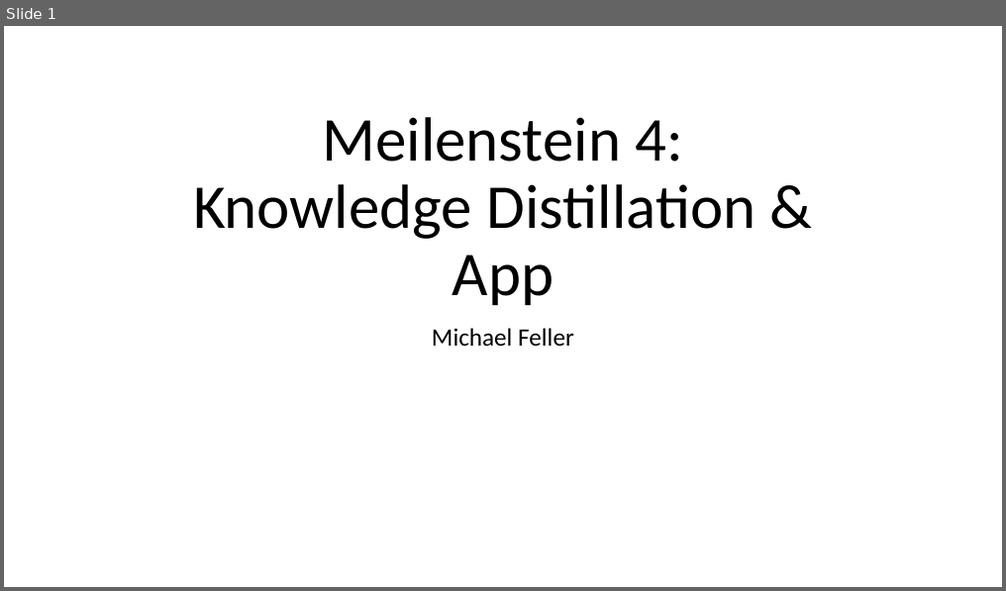
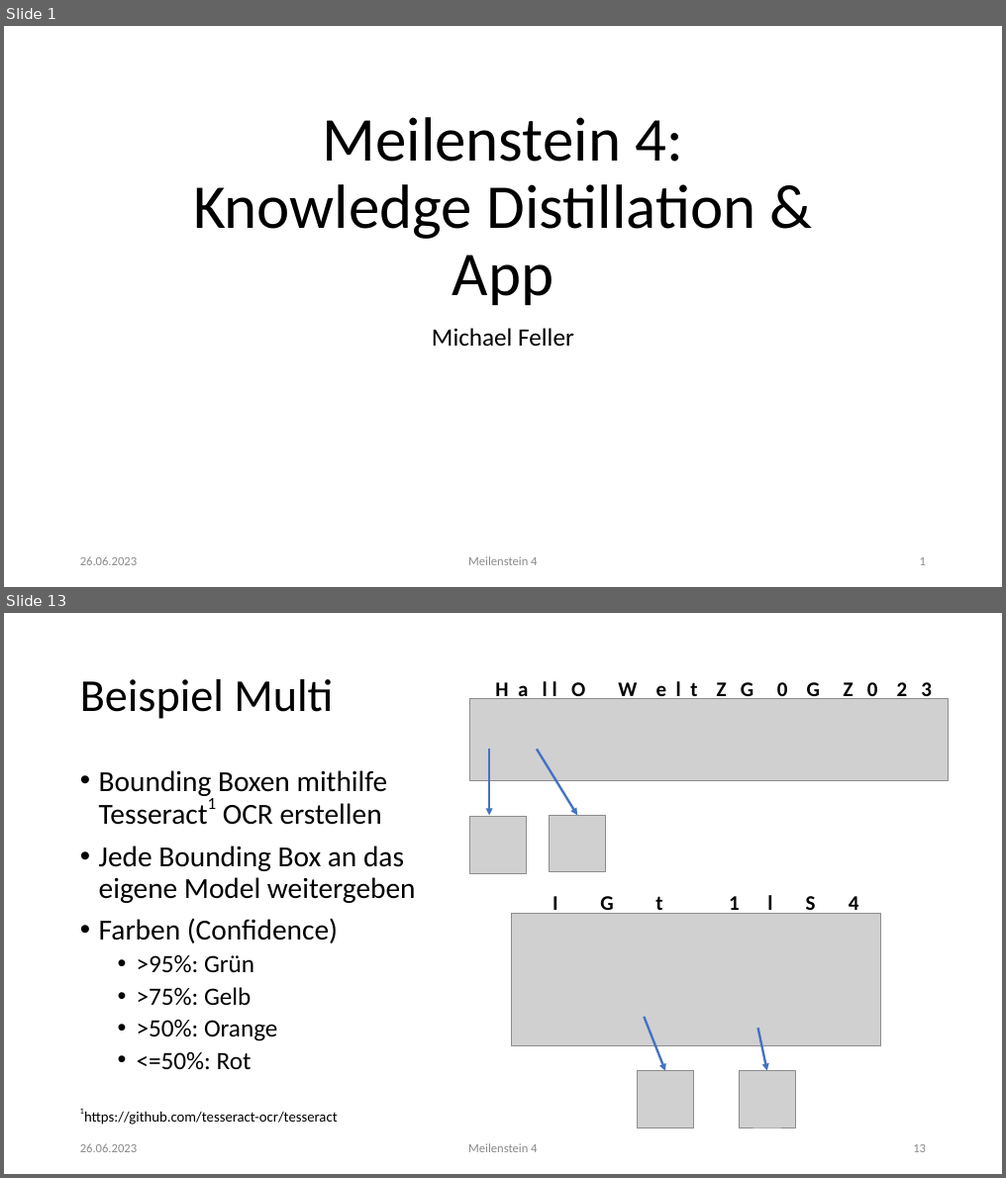
Before and after one commit to mfeller2000/DeepLearning-OCR-App, a slide deck: doc/meilensteine/MS4.pptx. Shown one above the other, each under a label of ours: slide 1 before the commit, slides 1 and 13 after it; the slides between them are not shown. The pictures are 1006x591 and 1006x1178 pixels, drawn with LibreOffice and Linux fonts; fonts in the diff are those of the drawing; grey boxes stand for pictures. Boxes give left, top, right and bottom in pixels: in the first picture for what was removed or moved away, otherwise in the second. Text is boxed around its words. In the diff, an @@ line names an element or a change of style, - is before the commit and + after.

```diff
--- a/doc/meilensteine/MS4.pptx
+++ b/doc/meilensteine/MS4.pptx
@@ slide 13 added at bbox=[4, 613, 1002, 1174], background #FFFFFF @@
@@ title added at bbox=[80, 679, 333, 719], 44 pt, text #000000 @@
+Beispiel Multi
@@ picture added at bbox=[469, 698, 948, 780] @@
@@ text added at bbox=[495, 678, 932, 699], 20 pt, text #000000, bold @@
+H a l l O W e l t Z G 0 G Z 0 2 3
@@ arrow added from (489, 750) to (489, 815), #4472C4 2.25 pt @@
@@ arrow added from (537, 750) to (577, 815), #4472C4 2.25 pt @@
@@ text added at bbox=[99, 770, 416, 1070], 28 pt, text #000000 @@
+• Bounding Boxen mithilfe Tesseract1 OCR erstellen
+• Jede Bounding Box an das eigene Model weitergeben
+• Farben (Confidence)
+  • >95%: Grün
+  • >75%: Gelb
+  • >50%: Orange
+  • <=50%: Rot
@@ picture added at bbox=[469, 817, 527, 873] @@
@@ picture added at bbox=[549, 815, 606, 872] @@
@@ text added at bbox=[552, 892, 859, 916], 20 pt, text #000000, bold @@
+I G t 1 l S 4
@@ picture added at bbox=[512, 914, 880, 1047] @@
@@ arrow added from (645, 1017) to (665, 1071), #4472C4 2.25 pt @@
@@ arrow added from (757, 1029) to (767, 1071), #4472C4 2.25 pt @@
@@ picture added at bbox=[638, 1071, 694, 1128] @@
@@ picture added at bbox=[739, 1071, 795, 1128] @@
@@ text added at bbox=[84, 1111, 338, 1125], 14 pt, text #000000 @@
+1https://github.com/tesseract-ocr/tesseract
@@ text added at bbox=[80, 1144, 137, 1153], 12 pt, text #8C8C8C @@
+26.06.2023
@@ text added at bbox=[468, 1144, 537, 1153], 12 pt, text #8C8C8C @@
+Meilenstein 4
@@ page number added at bbox=[913, 1145, 926, 1153], 12 pt, text #8C8C8C @@
+13
@@ slide 1 changed as well @@
@@ text added at bbox=[80, 557, 137, 566], 12 pt, text #8C8C8C @@
+26.06.2023
@@ text added at bbox=[468, 557, 537, 566], 12 pt, text #8C8C8C @@
+Meilenstein 4
@@ page number added at bbox=[920, 558, 926, 566], 12 pt, text #8C8C8C @@
+1
```
Also in this commit, not shown: 2 other slides changed, 11 other slides added, 17 other files.
